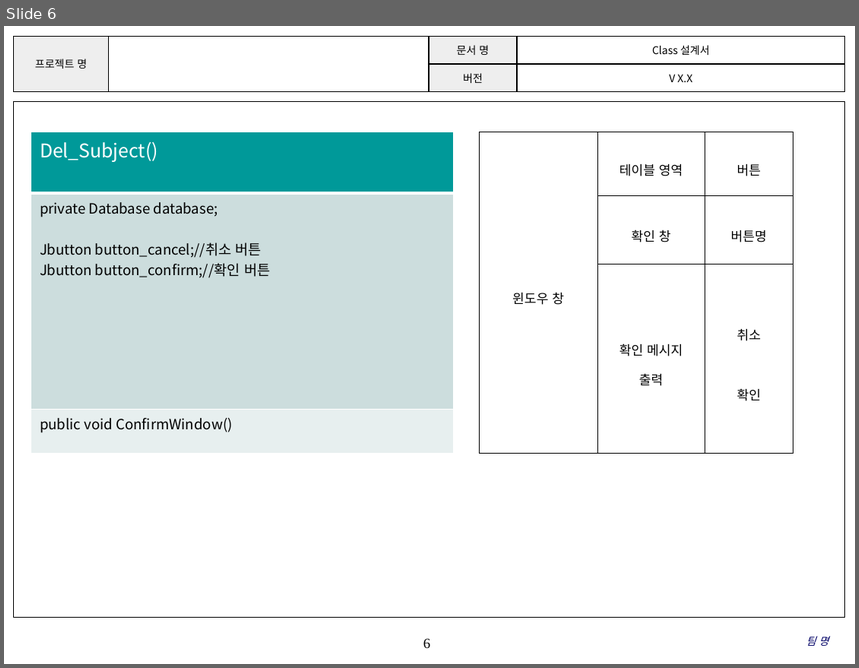
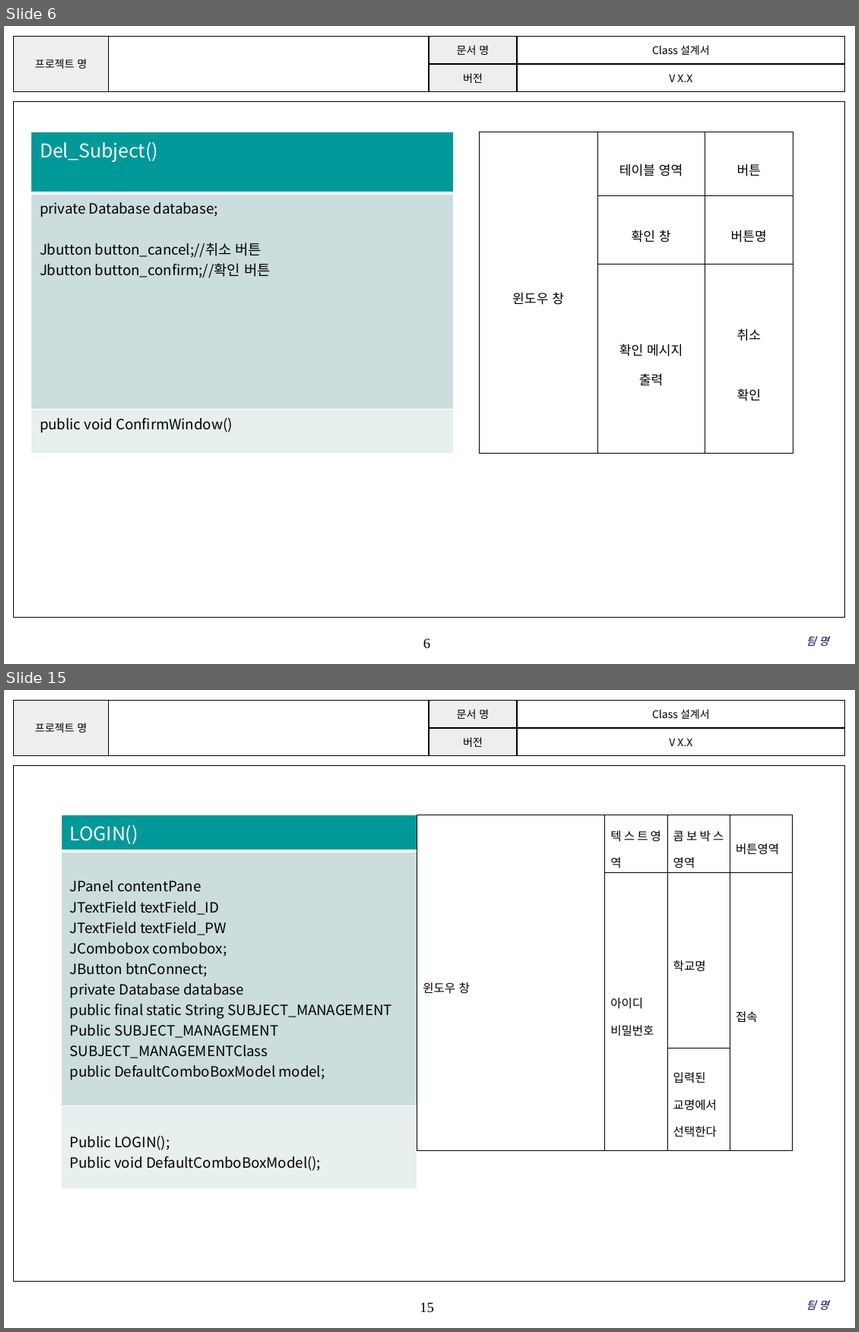
Before and after one commit to SE-admin/SE2017_2_mixharmony, a slide deck: doc/3_ 설계서/Class Design.pptx. Shown one above the other, each under a label of ours: slide 6 before the commit, slides 6 and 15 after it; the slides between them are not shown. The pictures are 859x668 and 859x1332 pixels, drawn with LibreOffice and Linux fonts; fonts in the diff are those of the drawing; background and template pictures are left out. Boxes give left, top, right and bottom in pixels: in the first picture for what was removed or moved away, otherwise in the second. Text is boxed around its words. In the diff, an @@ line names an element or a change of style, - is before the commit and + after.

Commit message:
#862 CLASS설계서 초안작성(LOGIN,OUT,ALARM관련 CLASS)

```diff
--- a/doc/3_ 설계서/Class Design.pptx
+++ b/doc/3_ 설계서/Class Design.pptx
@@ slide 15 added at [4,690,855,1328], background #FFFFFF; not listed: 3 template elements that a slide beside it also shows @@
@@ table added at [61,815,417,1174], 3 rows, 1 columns @@
+LOGIN()
+JPanel contentPane / JTextField textField_ID / JTextField textField_PW / JCombobox combobox; / JButton btnConnect; / private Database database / public final static String SUBJECT_MANAGEMENT / Public SUBJECT_MANAGEMENT SUBJECT_MANAGEMENTClass / public DefaultComboBoxModel model;
+Public LOGIN(); / Public void DefaultComboBoxModel();
@@ table added at [417,815,794,1142], 3 rows, 4 columns @@
+윈도우 창 | 텍스트영역 | 콤보박스영역 | 버튼영역
+ | 아이디 / 비밀번호 | 학교명 | 접속
+ |  | 입력된 / 교명에서 / 선택한다 | 
@@ text added at [807,1301,829,1310], 9 pt, text #000066, italic @@
+팀 명
```
Also in this commit, not shown: 3 slides changed, 6 other slides added.
